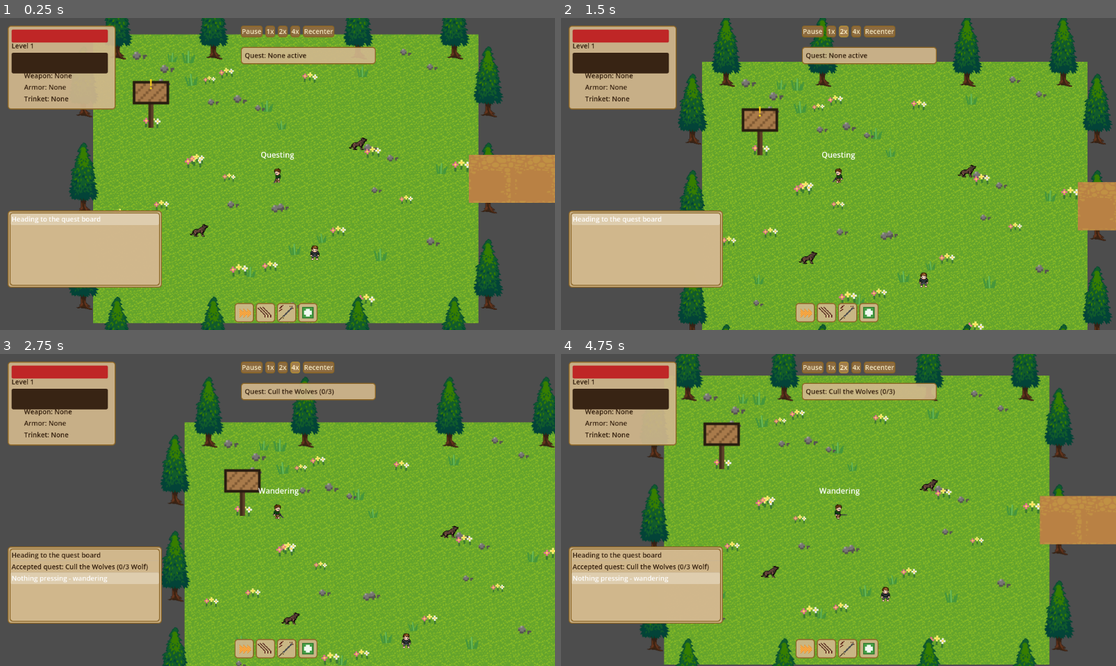
Above: before the commit, frames 1-4 (two rows, left to right).
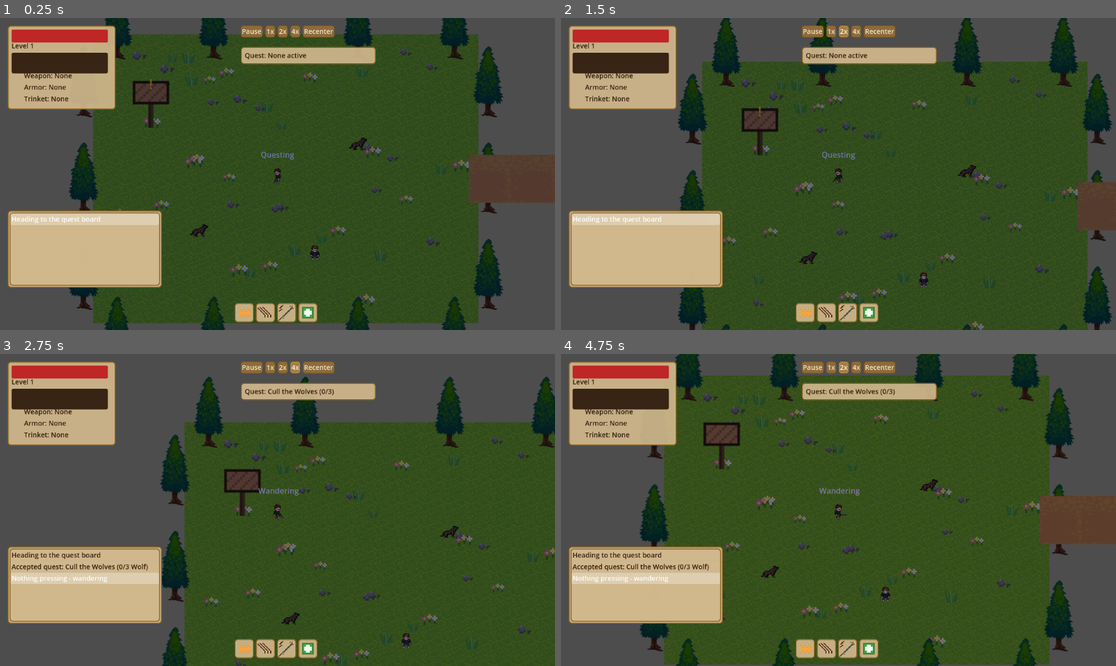
Above: after the commit, the same moments.

Repository: HexaLoid/ai-world-spectator
Game: Godot game, scene res://scenes/Main.tscn
The game is run twice, just before and just after one commit, with the same random seed, the same clock (stepped at 60 frames per second) and the same inputs.
Inputs:
- Up to frame 1 (0.25 s): no input
- Up to frame 2 (1.5 s): click "1x" at 0.5 s; click "2x" at 1.25 s
- Up to frame 3 (2.75 s): click "4x" at 2 s
- Up to frame 4 (4.75 s): click "Recenter" at 2.75 s; click "1x" at 3.5 s; click "2x" at 4.25 s

The runs differ from the first frame. In frame 1, 63% of the frame differs, in the area x 12-100%, y 0-100%; in frame 2, 63%; in frame 3, 54%; in frame 4, 64%, in the area x 14-100%, y 0-100%.

Commit message:
Add a day/night lighting cycle for a world that feels alive over time
A slow (6 min/loop) dawn -> day -> dusk -> night -> dawn ambient tint
via a single CanvasModulate under Main, the next step after the terrain
upgrade toward the world feeling lived-in rather than a static diorama.
Pure ambiance: no gameplay, AI, or system changes, and the HUD (its own
CanvasLayer) is unaffected by design since CanvasModulate only tints its
own canvas.

Verified live (Godot 4.7 under Xvfb): temporarily shortened the cycle to
observe several full loops in one test run, confirming the tint
progresses and wraps correctly and that both the dusk and night extremes
look good over the new terrain while staying legible; reverted to the
real 6-minute duration and ran a further ~2.5 minute session with zero
script errors and no behavior regressions.

Co-Authored-By: Claude Sonnet 5 <noreply@anthropic.com>
Claude-Session: https://claude.ai/code/session_01Fc5c8NBqk5Mn1GjT4akzDk

Diff:
--- a/scenes/Main.tscn
+++ b/scenes/Main.tscn
@@ -1,13 +1,17 @@
-[gd_scene load_steps=6 format=3]
+[gd_scene load_steps=7 format=3]
 
 [ext_resource type="PackedScene" path="res://scenes/entities/Character.tscn" id="1_character"]
 [ext_resource type="PackedScene" path="res://scenes/world/World.tscn" id="2_world"]
 [ext_resource type="Script" path="res://scripts/ui/camera_controller.gd" id="3_camera"]
 [ext_resource type="PackedScene" path="res://scenes/ui/SpectatorUI.tscn" id="4_ui"]
 [ext_resource type="Script" path="res://scripts/main.gd" id="5_main"]
+[ext_resource type="Script" path="res://scripts/world/day_night_cycle.gd" id="6_daynight"]
 
 [node name="Main" type="Node2D"]
 script = ExtResource("5_main")
+
+[node name="DayNightCycle" type="CanvasModulate" parent="."]
+script = ExtResource("6_daynight")
 
 [node name="World" parent="." instance=ExtResource("2_world")]
 
--- /dev/null
+++ b/scripts/world/day_night_cycle.gd
@@ -0,0 +1,42 @@
+extends CanvasModulate
+
+## Multiplicatively tints everything drawn under Main's default canvas
+## (world terrain, character, enemies) — NOT the HUD, which lives on its
+## own CanvasLayer (SpectatorUI) and is unaffected by CanvasModulate, so
+## it stays readable at any time of day. Purely cosmetic: nothing here
+## reads or affects gameplay state.
+##
+## Uses accumulated `delta` (already scaled by Engine.time_scale, same as
+## every other timer in this project) rather than wall-clock time, so the
+## cycle speeds up/pauses with the speed controls like everything else.
+const CYCLE_DURATION_MS := 360000.0
+
+## [time_fraction (0-1), tint color] pairs, in order. The cycle lerps
+## between consecutive keyframes and wraps from the last back to the first.
+const KEYFRAMES: Array = [
+	[0.0, Color(0.45, 0.45, 0.68, 1.0)],
+	[0.06, Color(0.55, 0.5, 0.62, 1.0)],
+	[0.15, Color(0.95, 0.78, 0.6, 1.0)],
+	[0.25, Color(1.0, 1.0, 1.0, 1.0)],
+	[0.65, Color(1.0, 1.0, 1.0, 1.0)],
+	[0.78, Color(0.95, 0.62, 0.42, 1.0)],
+	[0.88, Color(0.55, 0.48, 0.6, 1.0)],
+	[1.0, Color(0.45, 0.45, 0.68, 1.0)],
+]
+
+var elapsed_ms: float = 0.0
+
+func _process(delta: float) -> void:
+	elapsed_ms += delta * 1000.0
+	var t := fmod(elapsed_ms, CYCLE_DURATION_MS) / CYCLE_DURATION_MS
+	color = _tint_at(t)
+
+func _tint_at(t: float) -> Color:
+	for i in range(KEYFRAMES.size() - 1):
+		var a: Array = KEYFRAMES[i]
+		var b: Array = KEYFRAMES[i + 1]
+		if t >= a[0] and t <= b[0]:
+			var span: float = b[0] - a[0]
+			var local_t: float = (t - a[0]) / span if span > 0.0 else 0.0
+			return a[1].lerp(b[1], local_t)
+	return KEYFRAMES[0][1]
Not shown, added: scripts/world/day_night_cycle.gd.uid
Not shown, added: docs/superpowers/specs/2026-09-24-day-night-cycle-design.md
